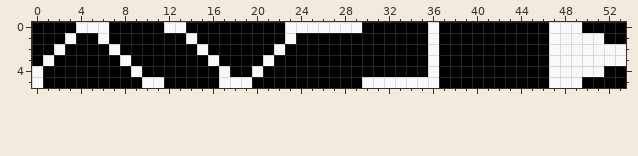
One commit to this pixel-art file: dev/gfx/game/dialog.aseprite. Above is the file before it was changed.
54x6 pixels, 1 frame.
New version:
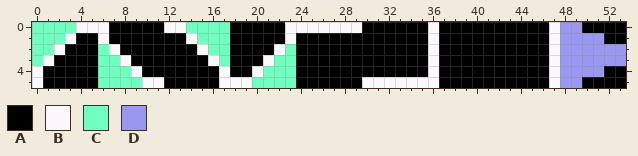
Palette (. is transparent): A #000000  B #faf8fa  C #70ffc0  D #9997ee
Commit: refactor interface: text color and selected text color on dialog structure
Change:
{"y":0,"x":0,"old":"AAAA","new":"CCCC"}
{"y":0,"x":14,"old":"AAAA","new":"CCCC"}
{"y":0,"x":48,"old":"BB","new":"DD"}
{"y":1,"x":0,"old":"AAA","new":"CCC"}
{"y":1,"x":15,"old":"AAA","new":"CCC"}
{"y":1,"x":48,"old":"BBBB","new":"DDDD"}
{"y":2,"x":0,"old":"AA","new":"CC"}
{"y":2,"x":6,"old":"A","new":"C"}
{"y":2,"x":16,"old":"AA","new":"CC"}
{"y":2,"x":23,"old":"A","new":"C"}
{"y":2,"x":48,"old":"BBBBBB","new":"DDDDDD"}
{"y":3,"x":0,"old":"A","new":"C"}
{"y":3,"x":6,"old":"AA","new":"CC"}
{"y":3,"x":17,"old":"A","new":"C"}
{"y":3,"x":22,"old":"AA","new":"CC"}
{"y":3,"x":48,"old":"BBBBBB","new":"DDDDDD"}
{"y":4,"x":6,"old":"AAA","new":"CCC"}
{"y":4,"x":21,"old":"AAA","new":"CCC"}
{"y":4,"x":48,"old":"BBBB","new":"DDDD"}
{"y":5,"x":6,"old":"AAAA","new":"CCCC"}
{"y":5,"x":20,"old":"AAAA","new":"CCCC"}
{"y":5,"x":48,"old":"BB","new":"DD"}
{"label":"changed","picture_box":[32,22,296,88]}
{"label":"changed","picture_box":[560,22,626,88]}
